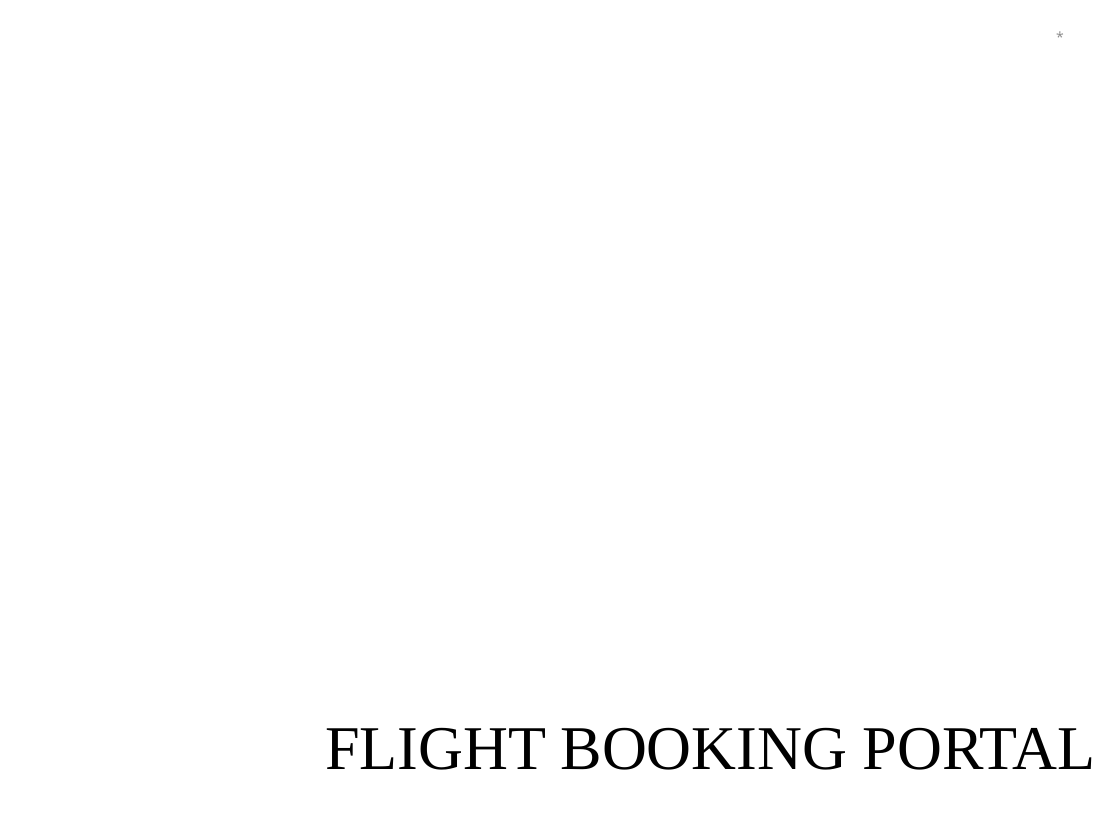
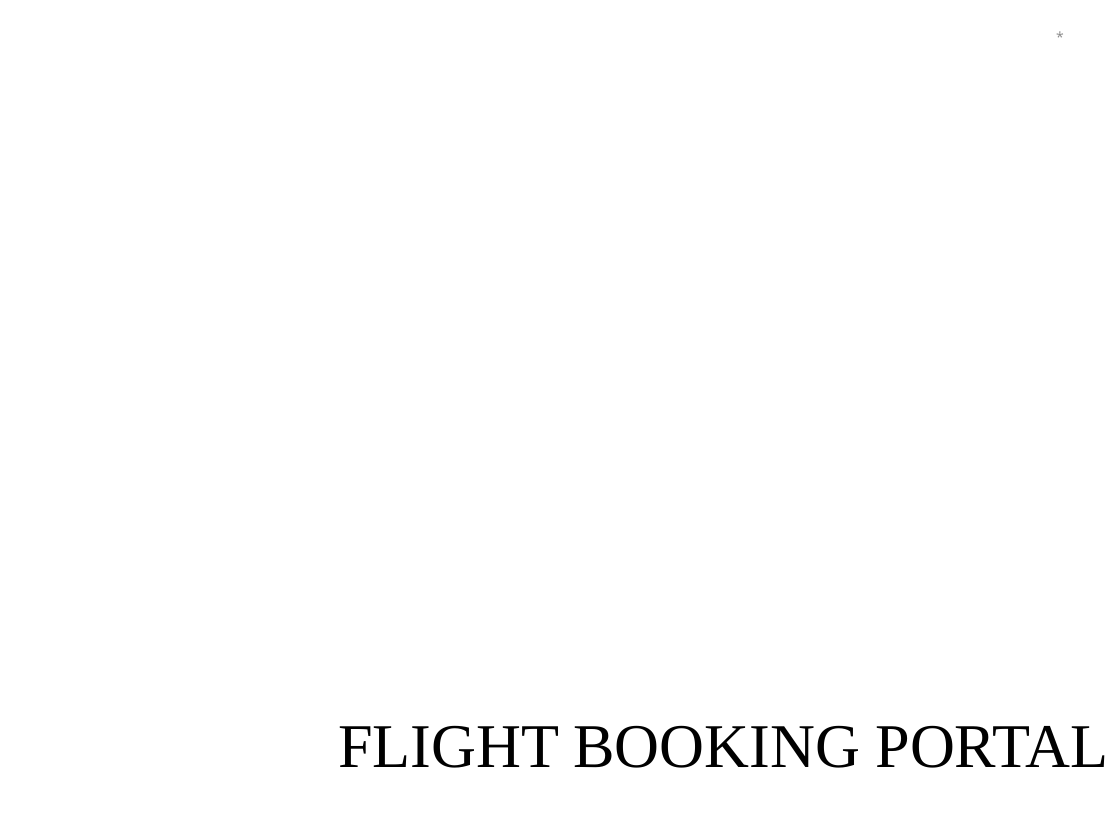
Before and after one commit to santoshofs/TesT, a slide deck: slide 1 of Activity/Mvp/OFS_PPT_Template.ppt. Drawn at 1120x840 pixels with LibreOffice and Linux fonts; fonts in the diff are those of the drawing; background and template pictures are left out. Boxes give left, top, right and bottom in pixels: in the first picture for what was removed or moved away, otherwise in the second. Text is boxed around its words. In the diff, an @@ line names an element or a change of style, - is before the commit and + after.

```diff
--- a/Activity/Mvp/OFS_PPT_Template.ppt
+++ b/Activity/Mvp/OFS_PPT_Template.ppt
@@ title "FLIGHT BOOKING PORTAL" moved from (x1=325, y1=727, x2=1096, y2=770) to (x1=338, y1=725, x2=1108, y2=768) @@
```
Also in this commit, not shown: 6 other slides changed, 2 slides added, 1 slide removed.
